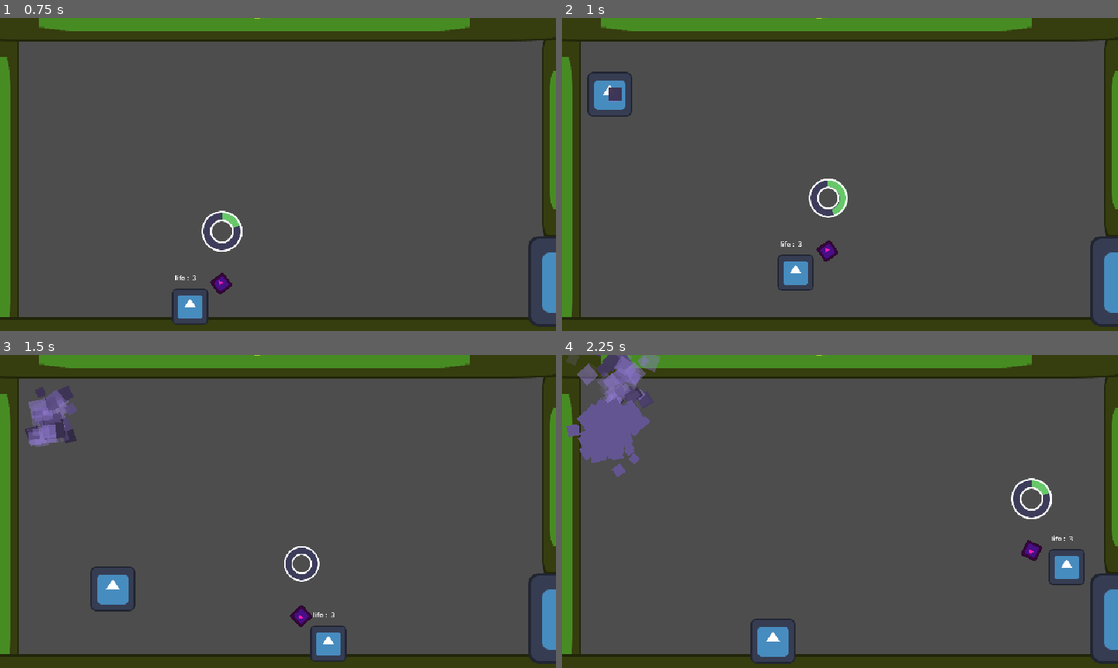
Above: before the commit, frames 1-4 (two rows, left to right).
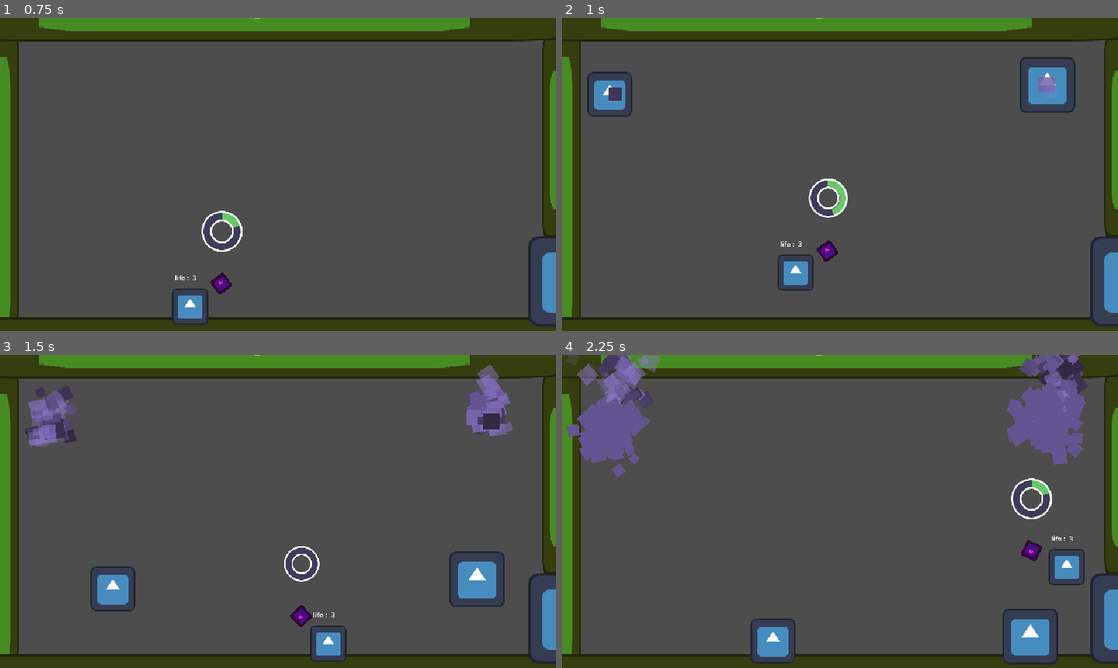
Above: after the commit, the same moments.

Repository: Juawo/hammer-game
Game: Godot game, scene res://scenes/levels/level_base.tscn
Two runs of this game, one before a commit and one after it. Both use one fixed random seed, a clock stepped at 60 frames per second and the inputs below. The engine's default icon, where the game draws it, is replaced by a stand-in: a white triangle on a blue panel in a dark square.
Inputs (mouse positions are in pixels of both pictures, inside the frame that each line leads up to):
- Up to frame 1 (0.75 s): move the mouse to (400, 158) at 0.52 s; press the mouse at (400, 158) at 0.53 s; hold D (right) from 0.53 s (still down)
- Up to frame 2 (1 s): keep holding D (right); tap W (jump) at 0.77 s
- Up to frame 3 (1.5 s): keep holding D (right); move the mouse to (166, 527) at 1.27 s; release the mouse at (166, 527) at 1.28 s; click (166, 527) at 1.35 s
- Up to frame 4 (2.25 s): tap W (jump) at 1.52 s; move the mouse to (895, 442) at 2.02 s; release D (right) at 2.03 s; press the mouse at (895, 442) at 2.03 s; hold A (left) from 2.03 s (still down)

Frame 1 is identical in both runs. In frame 2, 1.0% of the frame differs, in the area x 82-93%, y 12-31%; in frame 3, 2.2%; in frame 4, 4.6%, in the area x 79-95%, y 0-99%.

Commit message:
Update project time tracker and increase max enemies allowed in level base

Diff:
--- a/project_time_tracker.json
+++ b/project_time_tracker.json
@@ -1,9 +1,9 @@
 {
-  "2D": 9175.16,
+  "2D": 9211.53,
   "3D": 9.91,
   "AFK": 5.795,
   "Asset Store": 2.207,
   "Documentation": 1.546,
-  "Game": 8222.856,
+  "Game": 8272.035,
   "Script": 12191.008
 }
--- a/scenes/levels/level_base.tscn
+++ b/scenes/levels/level_base.tscn
@@ -15,7 +15,7 @@
 
 [node name="LevelBase" type="Node2D" unique_id=1986938857 groups=["Level"]]
 script = ExtResource("1_vvcwp")
-max_enemies_allowed = 1
+max_enemies_allowed = 2
 
 [node name="Environment" type="Node2D" parent="." unique_id=834847580]
 
